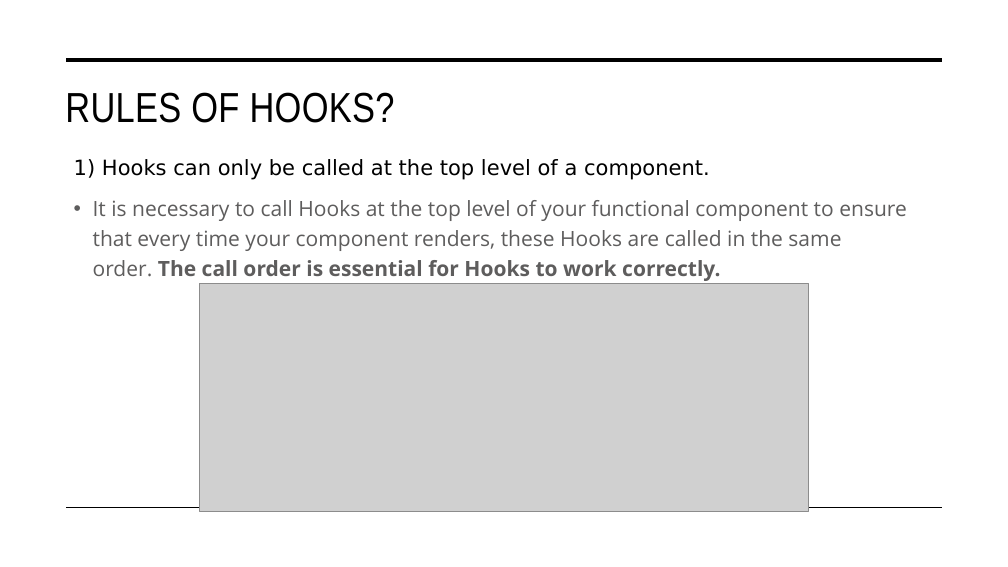
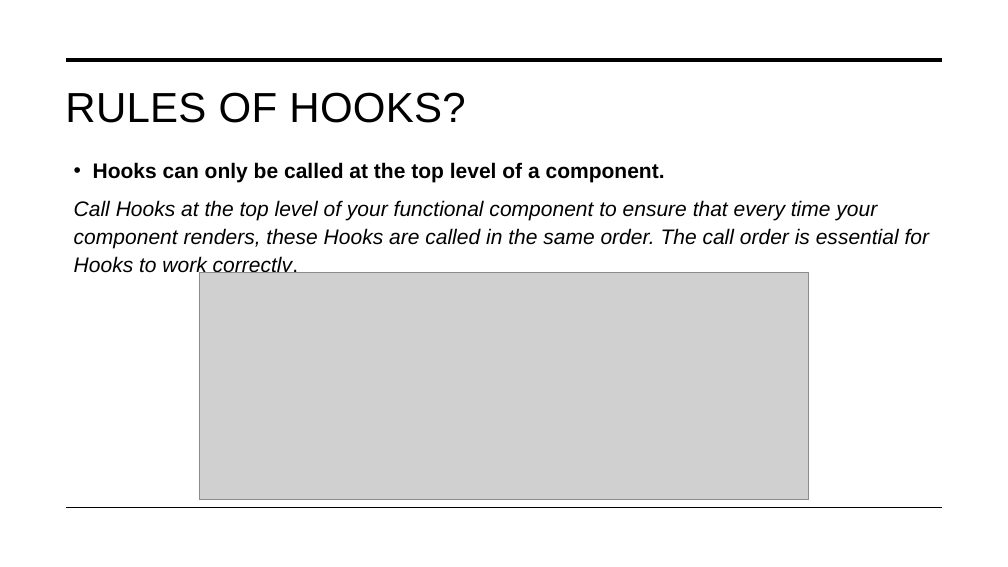
Before and after one commit to tungle251/demo-app, a slide deck: slide 6 of Presentation.pptx. Drawn at 1008x567 pixels with LibreOffice and Linux fonts; fonts in the diff are those of the drawing; grey boxes stand for pictures. Boxes give left, top, right and bottom in pixels: in the first picture for what was removed or moved away, otherwise in the second. Text is boxed around its words. In the diff, an @@ line names an element or a change of style, - is before the commit and + after.

```diff
--- a/Presentation.pptx
+++ b/Presentation.pptx
@@ title "RULES OF HOOKS?" at (65,92,465,123): font Arial Narrow to Arial @@
@@ text at (74,162,930,276): text changed; font Open Sans to Arial; text colour #5E5D5D to #000000; italic on @@
-1) Hooks can only be called at the top level of a component.
-• It is necessary to call Hooks at the top level of your functional component to ensure that every time your component renders, these Hooks are called in the same order. The call order is essential for Hooks to work correctly.
+• Hooks can only be called at the top level of a component.
+Call Hooks at the top level of your functional component to ensure that every time your component renders, these Hooks are called in the same order. The call order is essential for Hooks to work correctly.
@@ picture: place and size @@
-picture at (200,284,809,511)
+picture at (200,272,809,500)
```
Also in this commit, not shown: 22 other slides changed, 3 slides added, 1 slide removed.
